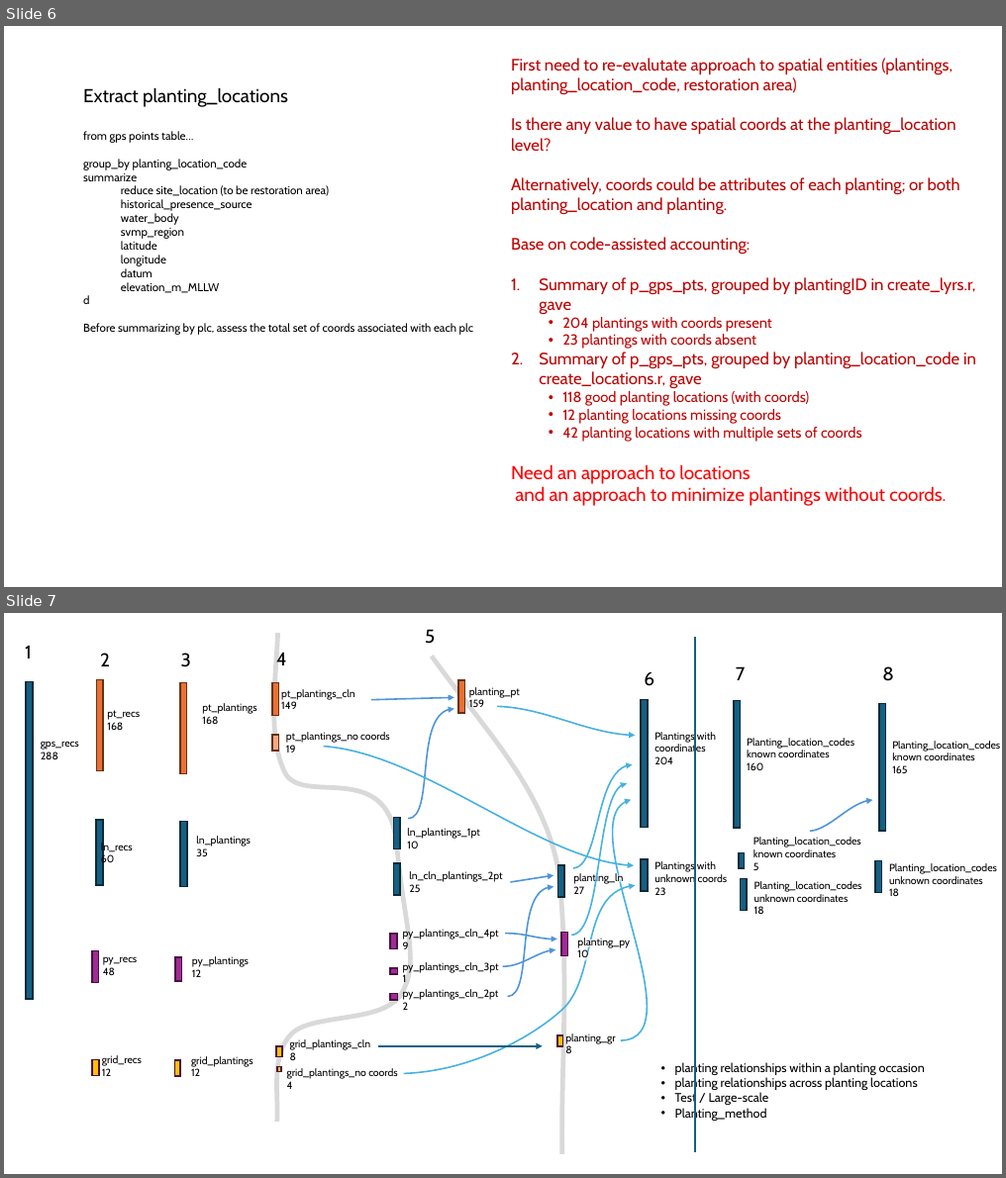
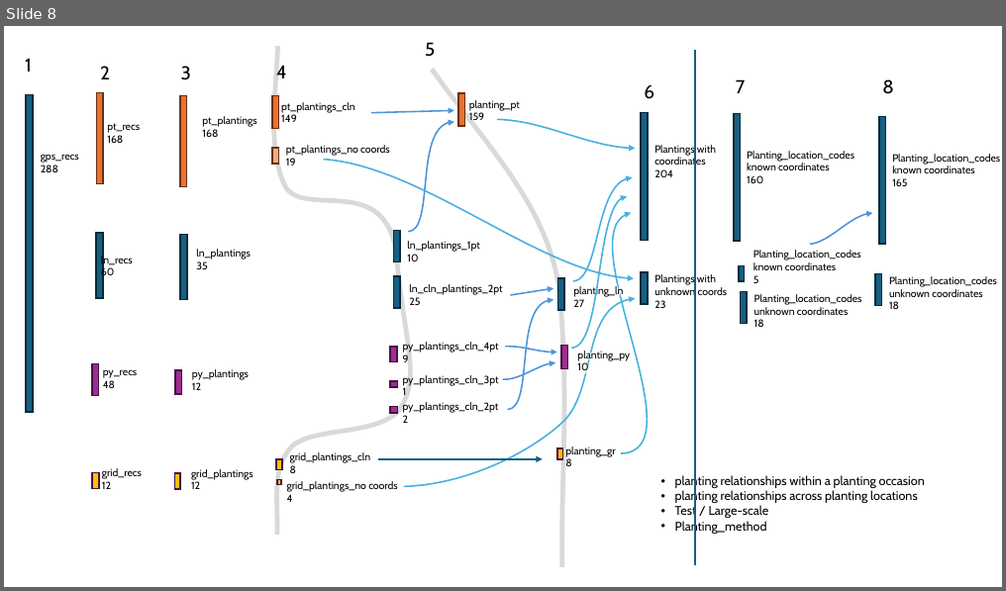
Before and after one commit to WA-Nearshore/seagrass-restoration-processing, a slide deck: docs/seagrass_restoration_storymap_notes.pptx. Shown one above the other, each under a label of ours: slides 6 and 7 before the commit, slide 8 after it. The pictures are 1006x1178 and 1006x591 pixels, drawn with LibreOffice and Linux fonts; fonts in the diff are those of the drawing. Boxes give left, top, right and bottom in pixels: in the first picture for what was removed or moved away, otherwise in the second. Text is boxed around its words. In the diff, an @@ line names an element or a change of style, - is before the commit and + after.

```diff
--- a/docs/seagrass_restoration_storymap_notes.pptx
+++ b/docs/seagrass_restoration_storymap_notes.pptx
@@ slide 6 removed at [4,26,1002,587], background #FFFFFF @@
@@ text removed at [511,58,976,506] @@
-First need to re-evalutate approach to spatial entities (plantings, planting_location_code, restoration area)
-Is there any value to have spatial coords at the planting_location level?
-Alternatively, coords could be attributes of each planting; or both planting_location and planting.
-Base on code-assisted accounting:
-1. Summary of p_gps_pts, grouped by plantingID in create_lyrs.r, gave
-  • 204 plantings with coords present
-  • 23 plantings with coords absent
-2. Summary of p_gps_pts, grouped by planting_location_code in create_locations.r, gave
-  • 118 good planting locations (with coords)
-  • 12 planting locations missing coords
-  • 42 planting locations with multiple sets of coords
-Need an approach to locations
-and an approach to minimize plantings without coords.
@@ text removed at [83,87,473,335] @@
-Extract planting_locations
-from gps points table…
-group_by planting_location_code
-summarize
-  reduce site_location (to be restoration area)
-  historical_presence_source
-  water_body
-  svmp_region
-  latitude
-  longitude
-  datum
-  elevation_m_MLLW
-d
-Before summarizing by plc, assess the total set of coords associated with each plc
@@ what was slide 7 is now slide 8 @@
```
Also in this commit, not shown: 2 slides changed, 4 slides added, 5 other slides removed, 1 other file.
